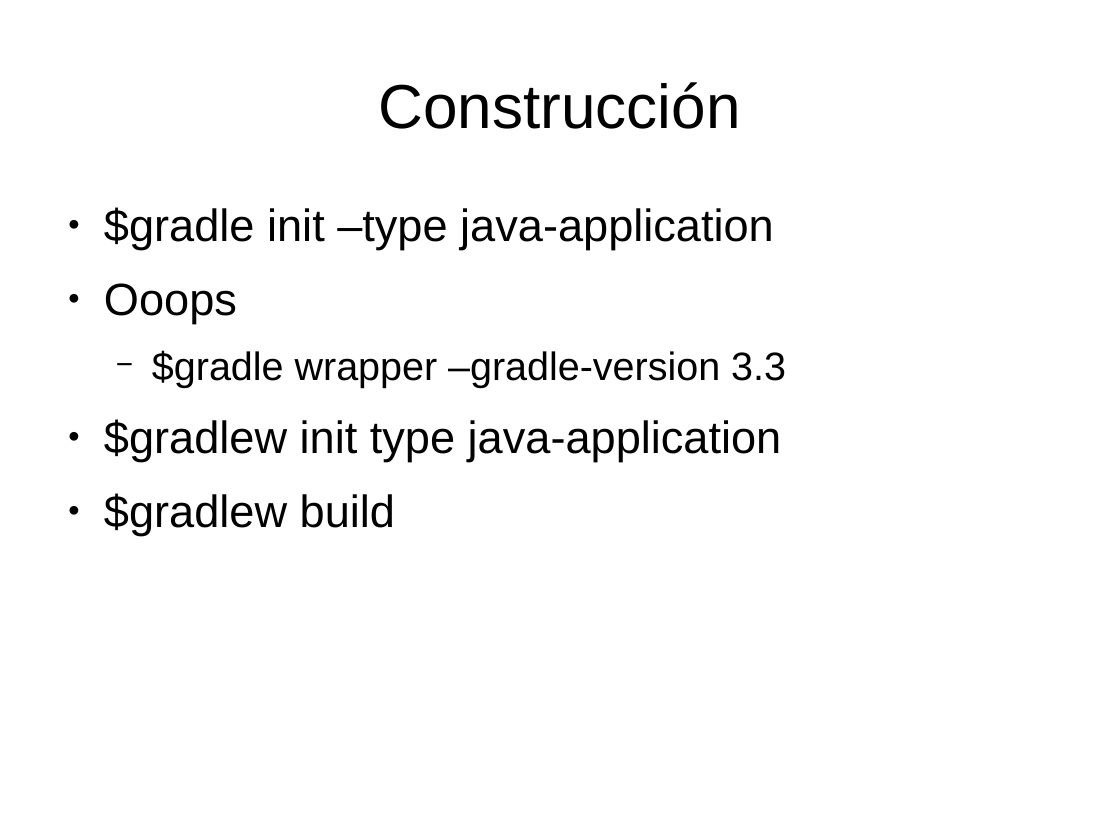
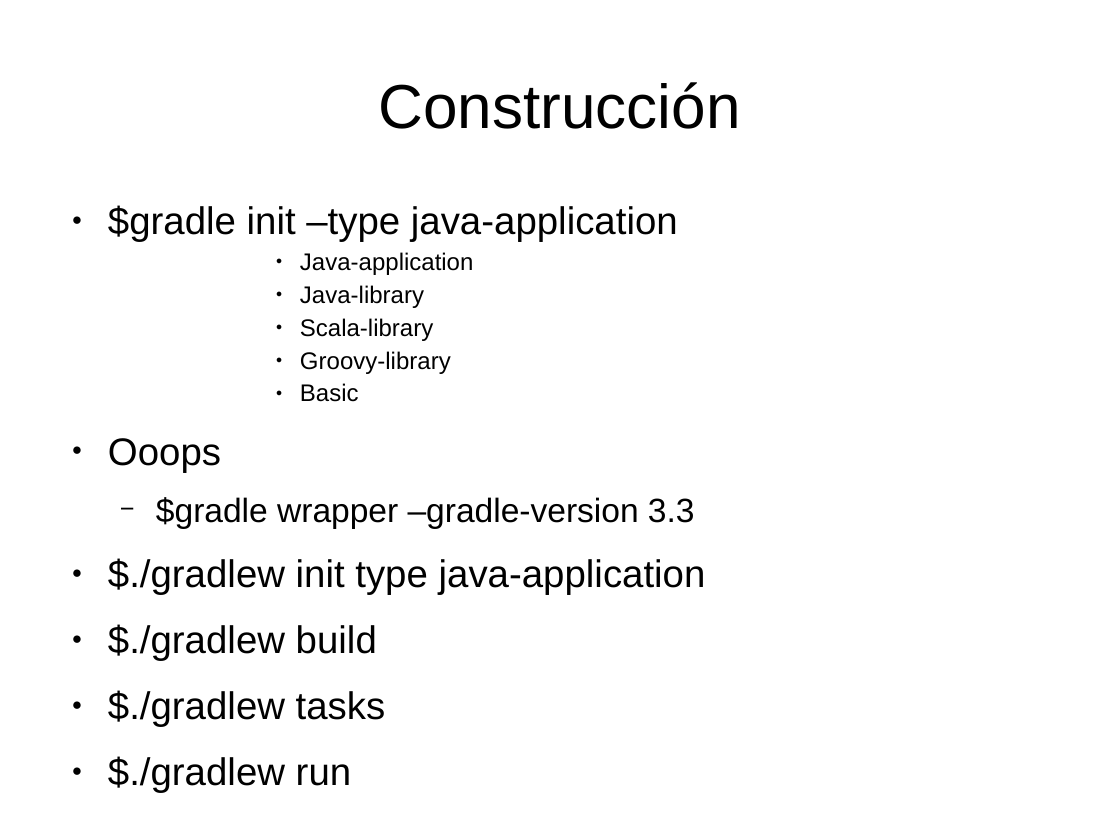
Before and after one commit to Tagle1/repo01, a slide deck: slide 25 of CursoMavenGradle.odp (slide 23 before the commit). Drawn at 1120x840 pixels with LibreOffice and Linux fonts; fonts in the diff are those of the drawing. Boxes give left, top, right and bottom in pixels: in the first picture for what was removed or moved away, otherwise in the second. Text is boxed around its words. In the diff, an @@ line names an element or a change of style, - is before the commit and + after.

```diff
--- a/CursoMavenGradle.odp
+++ b/CursoMavenGradle.odp
@@ text at (108, 205, 695, 528): size 32 to 27.2 pt in "$gradle init –type java-application", "Ooops"; size 28 to 23.8 pt in "$gradle wrapper –gradle-version 3.3" @@
@@ text at (300, 252, 473, 402): paragraphs added @@
+        ● Java-application
+        ● Java-library
+        ● Scala-library
+        ● Groovy-library
+        ● Basic
@@ text at (108, 558, 706, 793): text changed; size 32 to 27.2 pt @@
-● $gradlew init type java-application
-● $gradlew build
+● $./gradlew init type java-application
+● $./gradlew build
+● $./gradlew tasks
+● $./gradlew run
```
Also in this commit, not shown: 5 slides added, 2 other files.
